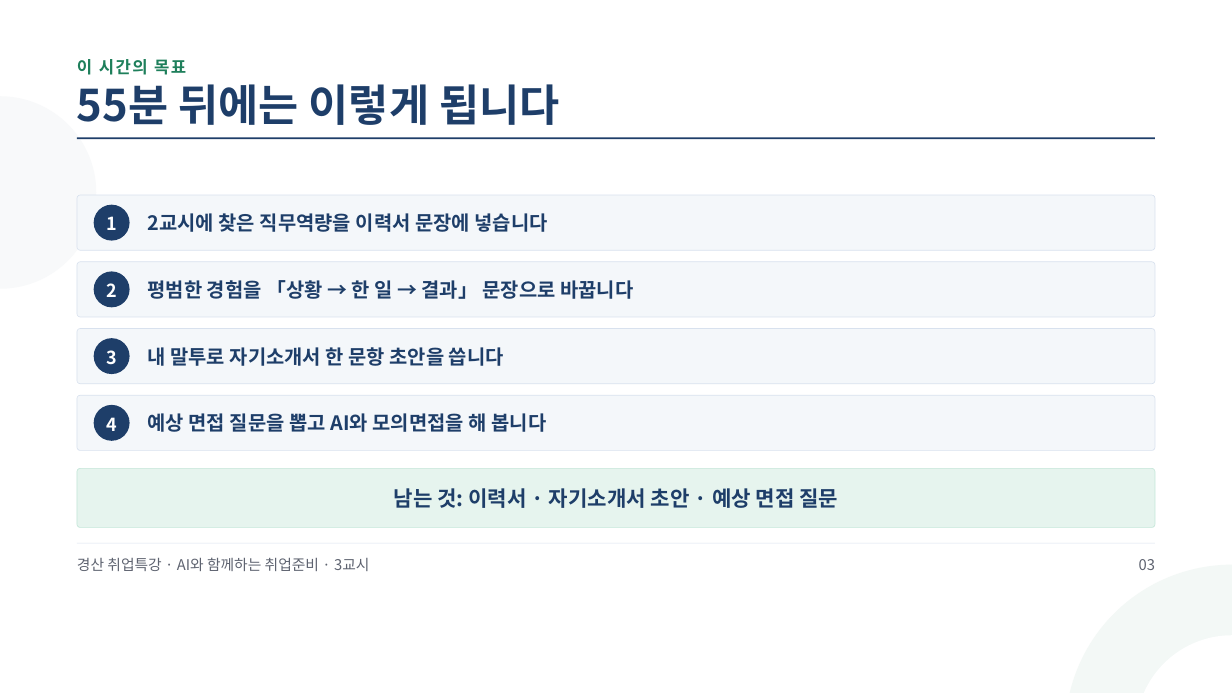
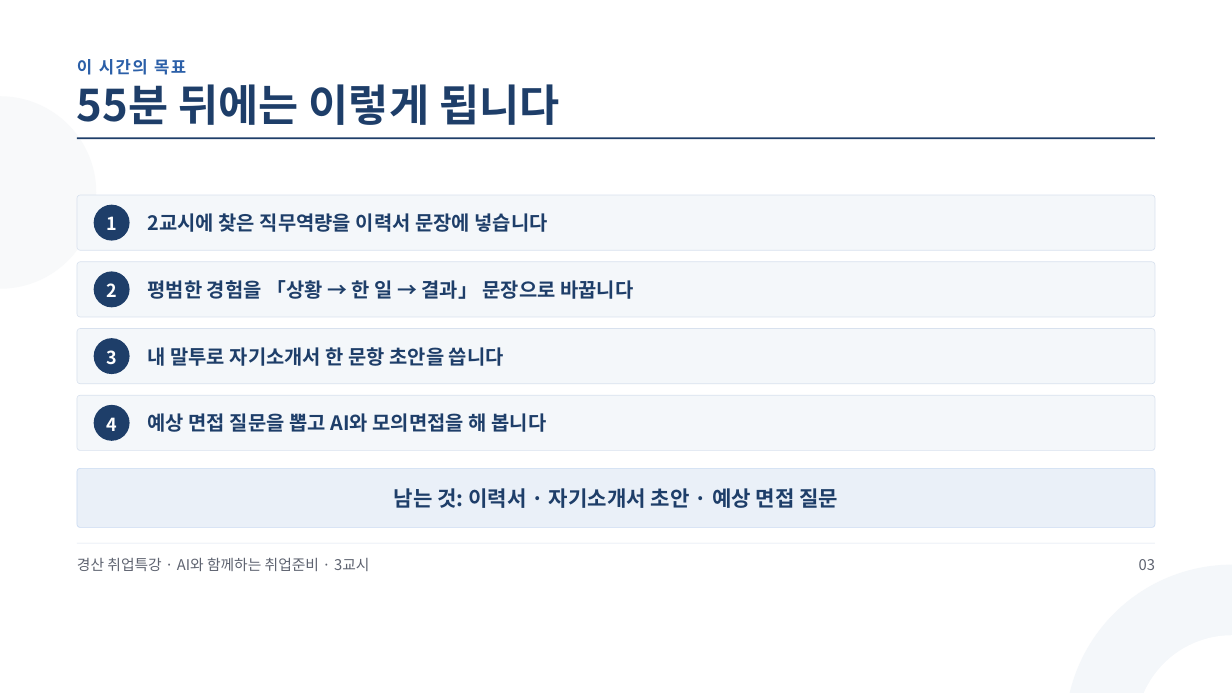
Before and after one commit to aebonlee/materials, a slide deck: slide 3 of gyeongsan/GSJOB2_3교시_강의_이력서_자기소개서_면접.pptx. Drawn at 1232x693 pixels with LibreOffice and Linux fonts; fonts in the diff are those of the drawing. Boxes give left, top, right and bottom in pixels: in the first picture for what was removed or moved away, otherwise in the second. Text is boxed around its words. In the diff, an @@ line names an element or a change of style, - is before the commit and + after.

```diff
--- a/gyeongsan/GSJOB2_3교시_강의_이력서_자기소개서_면접.pptx
+++ b/gyeongsan/GSJOB2_3교시_강의_이력서_자기소개서_면접.pptx
@@ text "이 시간의 목표" at <box>77,59,186,75</box>: text colour #1E7F5B to #2B5FA8 @@
@@ rounded rectangle at <box>77,468,1155,527</box>: fill #E6F4EE to #EAF0F8; outline #C3E6D8 0.75 pt to #C9DAF2 0.75 pt @@
```
Also in this commit, not shown: 18 other slides changed, 13 other files.
